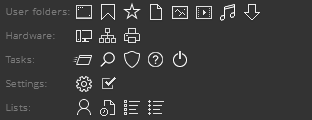
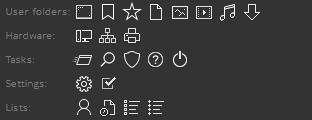
Comparing the layer stacks of the two 312px x 120px images. Changes:
"bookmark": opacity 90% → 100%, painted on it, masked it over [101, 4, 115, 20]
painted on "favorites" over [122, 2, 142, 21]
